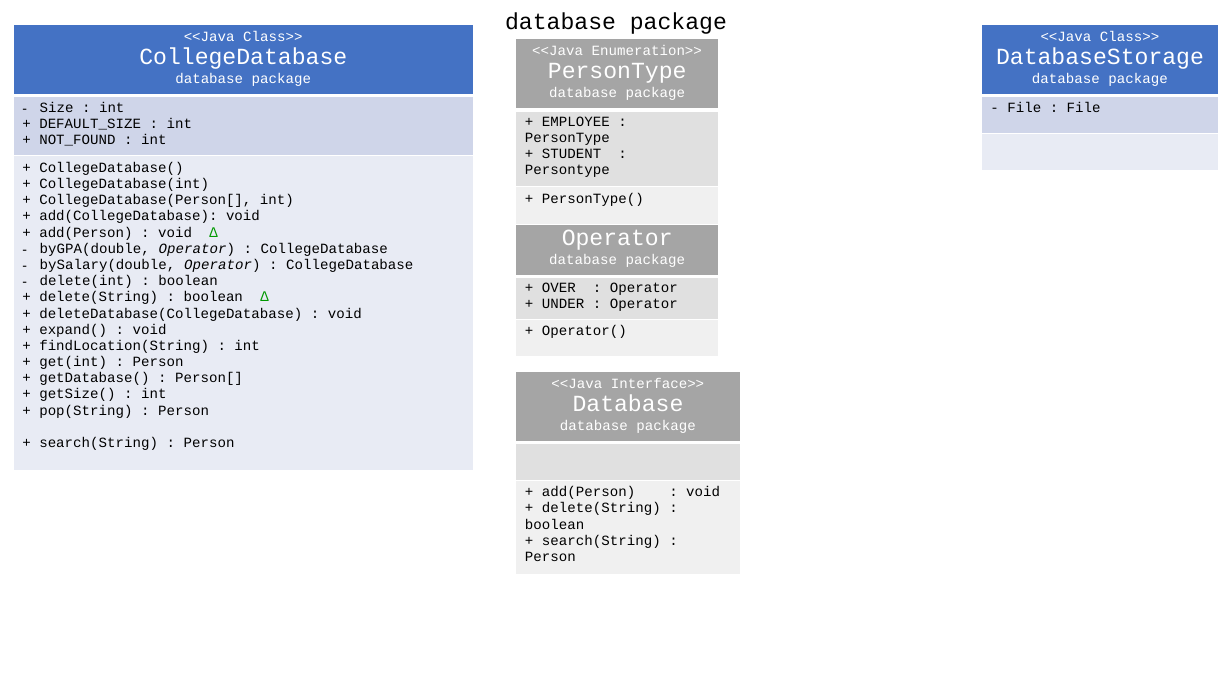
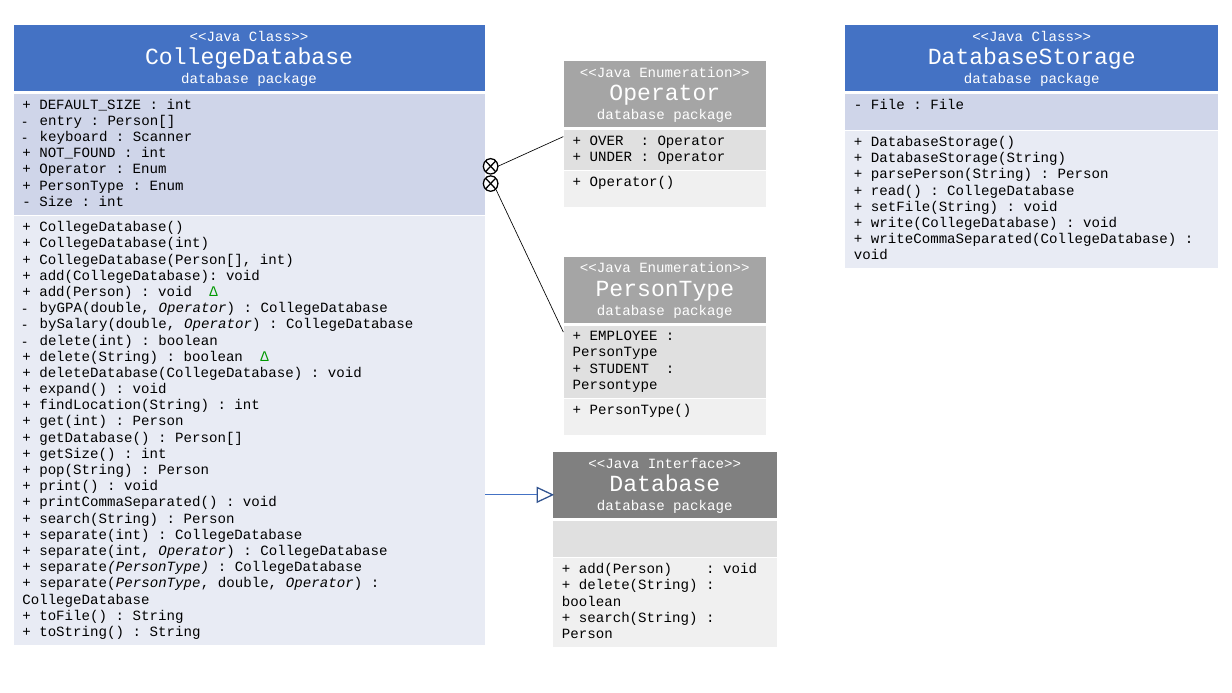
Before and after one commit to MayKeziah/CSC142_Workspace, a slide deck: slide 2 of FinalProject_UML.pptx. Drawn at 1232x693 pixels with LibreOffice and Linux fonts; fonts in the diff are those of the drawing. Boxes give left, top, right and bottom in pixels: in the first picture for what was removed or moved away, otherwise in the second. Text is boxed around its words. In the diff, an @@ line names an element or a change of style, - is before the commit and + after.

Commit message:
Moved CollegeDatabase enums to external enum, not data field. UML ppt updated

```diff
--- a/FinalProject_UML.pptx
+++ b/FinalProject_UML.pptx
@@ table at [13,25,485,656] @@
-row 2, column 1: Size : int / + DEFAULT_SIZE : int / + NOT_FOUND : int
+row 2, column 1: + DEFAULT_SIZE : int / entry : Person[] / keyboard : Scanner / + NOT_FOUND : int / + Operator : Enum / + PersonType : Enum / - Size : int
-row 3, column 1: + CollegeDatabase() / + CollegeDatabase(int) / + CollegeDatabase(Person[], int) / + add(CollegeDatabase): void / + add(Person) : void ∆ / byGPA(double, Operator) : CollegeDatabase / bySalary(double, Operator) : CollegeDatabase / delete(int) : boolean / + delete(String) : boolean ∆ / + deleteDatabase(CollegeDatabase) : void / + expand() : void / + findLocation(String) : int / + get(int) : Person / + getDatabase() : Person[] / + getSize() : int / + pop(String) : Person / + search(String) : Person
+row 3, column 1: + CollegeDatabase() / + CollegeDatabase(int) / + CollegeDatabase(Person[], int) / + add(CollegeDatabase): void / + add(Person) : void ∆ / byGPA(double, Operator) : CollegeDatabase / bySalary(double, Operator) : CollegeDatabase / delete(int) : boolean / + delete(String) : boolean ∆ / + deleteDatabase(CollegeDatabase) : void / + expand() : void / + findLocation(String) : int / + get(int) : Person / + getDatabase() : Person[] / + getSize() : int / + pop(String) : Person / + print() : void / + printCommaSeparated() : void / + search(String) : Person / + separate(int) : CollegeDatabase / + separate(int, Operator) : CollegeDatabase / + separate(PersonType) : CollegeDatabase / + separate(PersonType, double, Operator) : CollegeDatabase / + toFile() : String / + toString() : String
@@ table: place and size @@
-table at [13,25,473,470]
+table at [13,25,485,656]
@@ text removed at [505,12,727,34] @@
-database package
@@ table at [845,25,1219,263] @@
-row 3, column 1: 
+row 3, column 1: + DatabaseStorage() / + DatabaseStorage(String) / + parsePerson(String) : Person / + read() : CollegeDatabase / + setFile(String) : void / + write(CollegeDatabase) : void / + writeCommaSeparated(CollegeDatabase) : void
@@ table: place and size @@
-table at [982,25,1219,171]
+table at [845,25,1219,263]
@@ table: place and size @@
-table at [516,205,719,357]
+table at [564,61,767,213]
@@ line added from (498, 166) to (564, 137), #000000 0.5 pt @@
@@ flow chart summing junction added at [483,176,498,191], fill #FFFFFF, outline #000000 1 pt @@
@@ flow chart summing junction added at [483,159,498,175], fill #FFFFFF, outline #000000 1 pt @@
@@ line added from (496, 189) to (564, 332), #000000 0.5 pt @@
@@ table: place and size @@
-table at [516,39,719,210]
+table at [564,256,767,421]
@@ table at [553,452,777,642] @@
@@ fill #A5A5A5 to #808080 in row 1, column 1 @@
@@ table: place and size @@
-table at [516,372,740,565]
+table at [553,452,777,642]
@@ line added from (537, 495) to (485, 495), #4472C4 0.5 pt @@
@@ triangle added at [537,488,553,502], fill #FFFFFF, outline #325491 1 pt @@
```
Also in this commit, not shown: 1 other slide changed, 12 other files.
